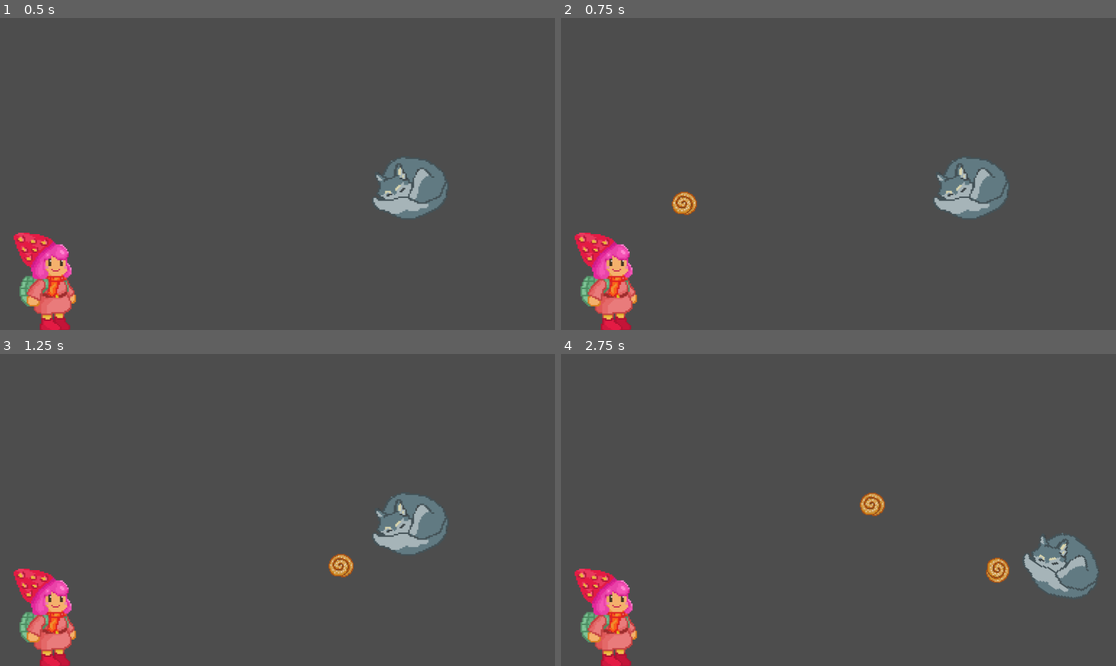
Above: before the commit, frames 1-4 (two rows, left to right).
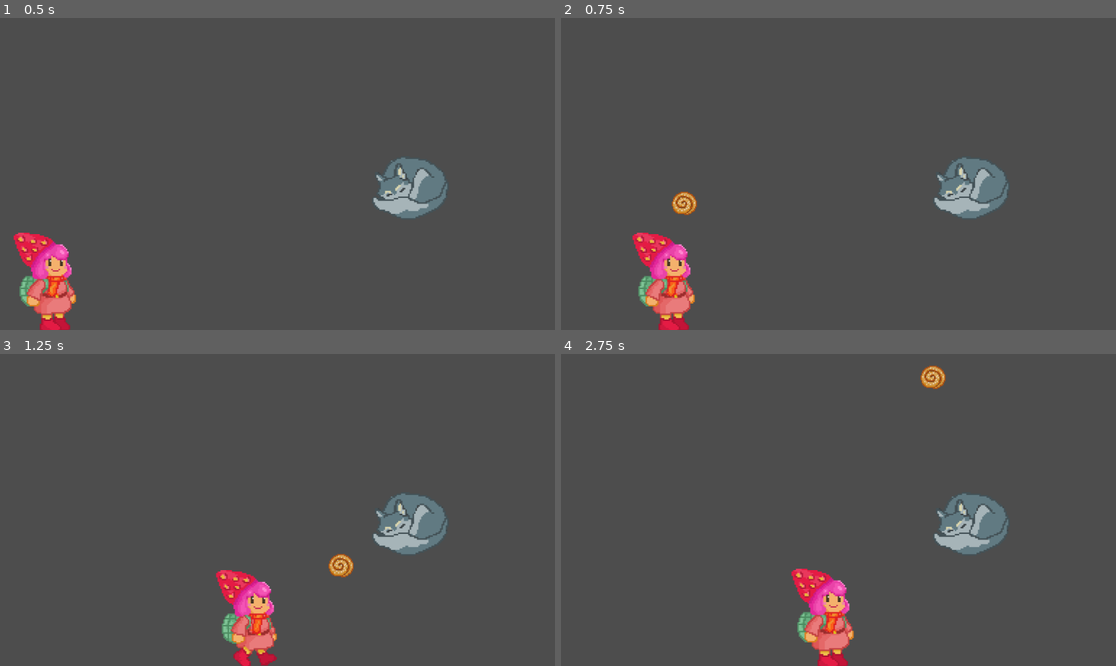
Above: after the commit, the same moments.

Repository: Rembane/koselig-maane
Game: Godot game, scene res://main.tscn
Two runs of this game, one before a commit and one after it. Both use one fixed random seed, a clock stepped at 60 frames per second and the inputs below.
Inputs (mouse positions are in pixels of both pictures, inside the frame that each line leads up to):
- Up to frame 1 (0.5 s): no input
- Up to frame 2 (0.75 s): tap Enter at 0.5 s; move the mouse to (960, 158) at 0.52 s; press the mouse at (960, 158) at 0.53 s; hold Right (walk_right, bound only after the commit) from 0.53 s (still down)
- Up to frame 3 (1.25 s): keep holding Right (walk_right, bound only after the commit)
- Up to frame 4 (2.75 s): move the mouse to (727, 525) at 1.27 s; release Right (walk_right, bound only after the commit) at 1.28 s; release the mouse at (727, 525) at 1.28 s; hold Left (walk_left, bound only after the commit) 1.28-2.03 s; click (727, 525) at 1.35 s; move the mouse to (894, 441) at 2.02 s; press the mouse at (894, 441) at 2.03 s; hold Right (walk_right, bound only after the commit) from 2.03 s (still down)

Frame 1 is identical in both runs. In frame 2, 4.7% of the frame differs, in the area x 2-25%, y 68-100%; in frame 3, 4.7%; in frame 4, 9.0%, in the area x 2-97%, y 3-100%.

Commit message:
Add movement to player, add configurable speed multiplier

Diff:
--- a/player.tscn
+++ b/player.tscn
@@ -56,6 +56,7 @@
 motion_mode = 1
 platform_on_leave = 2
 script = ExtResource("1_vmnxx")
+walking_speed_multiplier = 10
 metadata/_edit_group_ = true
 
 [node name="CollisionShape2D" type="CollisionShape2D" parent="."]
--- a/project.godot
+++ b/project.godot
@@ -22,6 +22,16 @@
 "events": [Object(InputEventMouseButton,"resource_local_to_scene":false,"resource_name":"","device":-1,"window_id":0,"a …(253 unchanged characters)…
 ]
 }
+walk_left={
+"deadzone": 0.5,
+"events": [Object(InputEventKey,"resource_local_to_scene":false,"resource_name":"","device":0,"window_id":0,"alt_pressed":false,"shift_pressed":false,"ctrl_pressed":false,"meta_pressed":false,"pressed":false,"keycode":0,"physical_keycode":4194319,"key_label":0,"unicode":0,"echo":false,"script":null)
+]
+}
+walk_right={
+"deadzone": 0.5,
+"events": [Object(InputEventKey,"resource_local_to_scene":false,"resource_name":"","device":0,"window_id":0,"alt_pressed":false,"shift_pressed":false,"ctrl_pressed":false,"meta_pressed":false,"pressed":false,"keycode":0,"physical_keycode":4194321,"key_label":0,"unicode":0,"echo":false,"script":null)
+]
+}
 
 [rendering]
 
--- a/scripts/player.gd
+++ b/scripts/player.gd
@@ -1,4 +1,8 @@
 extends CharacterBody2D
+
+@export var walking_speed_multiplier : int
+
+var walking_speed = 0
 
 func _ready():
 	var screen_size = get_viewport_rect().size
@@ -6,4 +10,23 @@
 	position = Vector2(collision_size.x / 2, screen_size.y - collision_size.y / 2)
 
 func _process(delta):
-	pass
+	if walking_speed != 0:
+		position.x += walking_speed
+
+func _unhandled_key_input(event):
+	if Input.is_action_pressed("walk_left"):
+		$AnimatedSprite2D.flip_h = true
+		$AnimatedSprite2D.play("walking")
+		walking_speed = -1 * walking_speed_multiplier
+
+	if Input.is_action_pressed("walk_right"):
+		$AnimatedSprite2D.flip_h = false
+		$AnimatedSprite2D.play("walking")
+		walking_speed = 1 * walking_speed_multiplier
+
+	if Input.is_action_just_released("walk_left"):
+		$AnimatedSprite2D.stop()
+		walking_speed = 0
+	if Input.is_action_just_released("walk_right"):
+		$AnimatedSprite2D.stop()
+		walking_speed = 0
